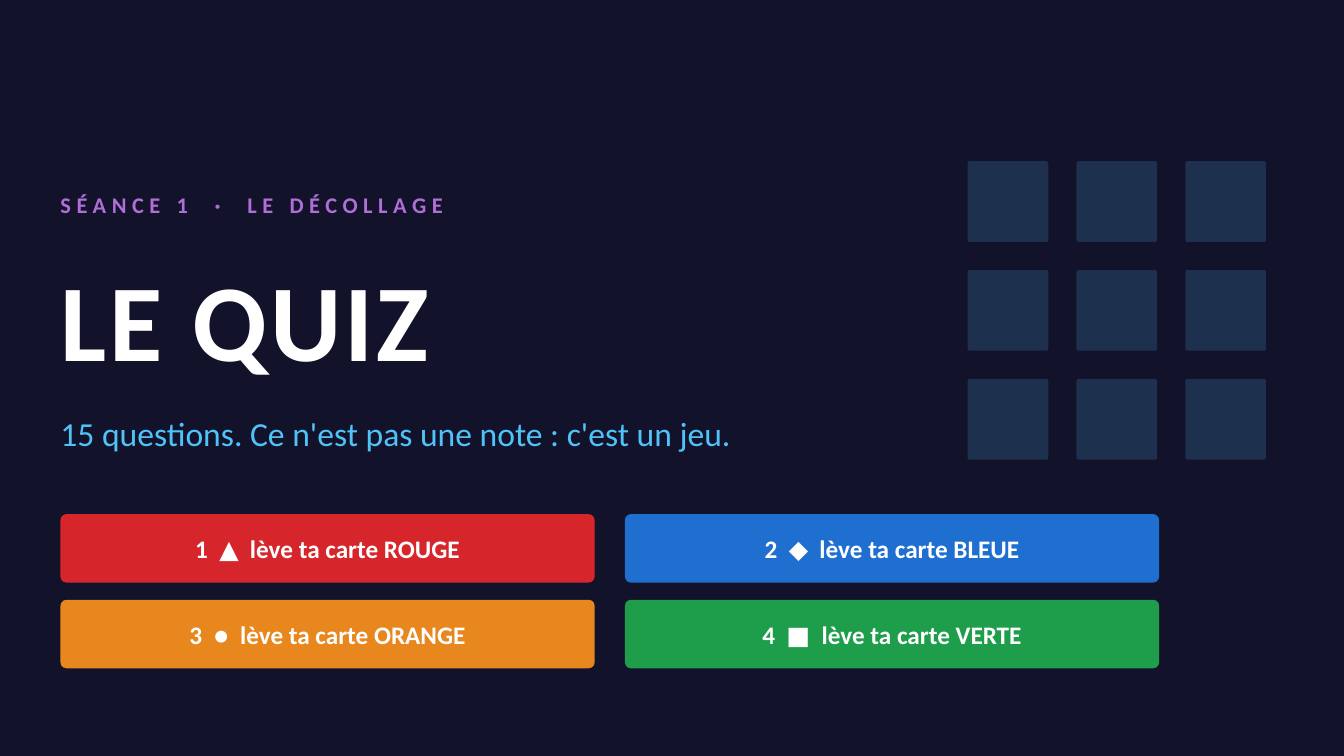
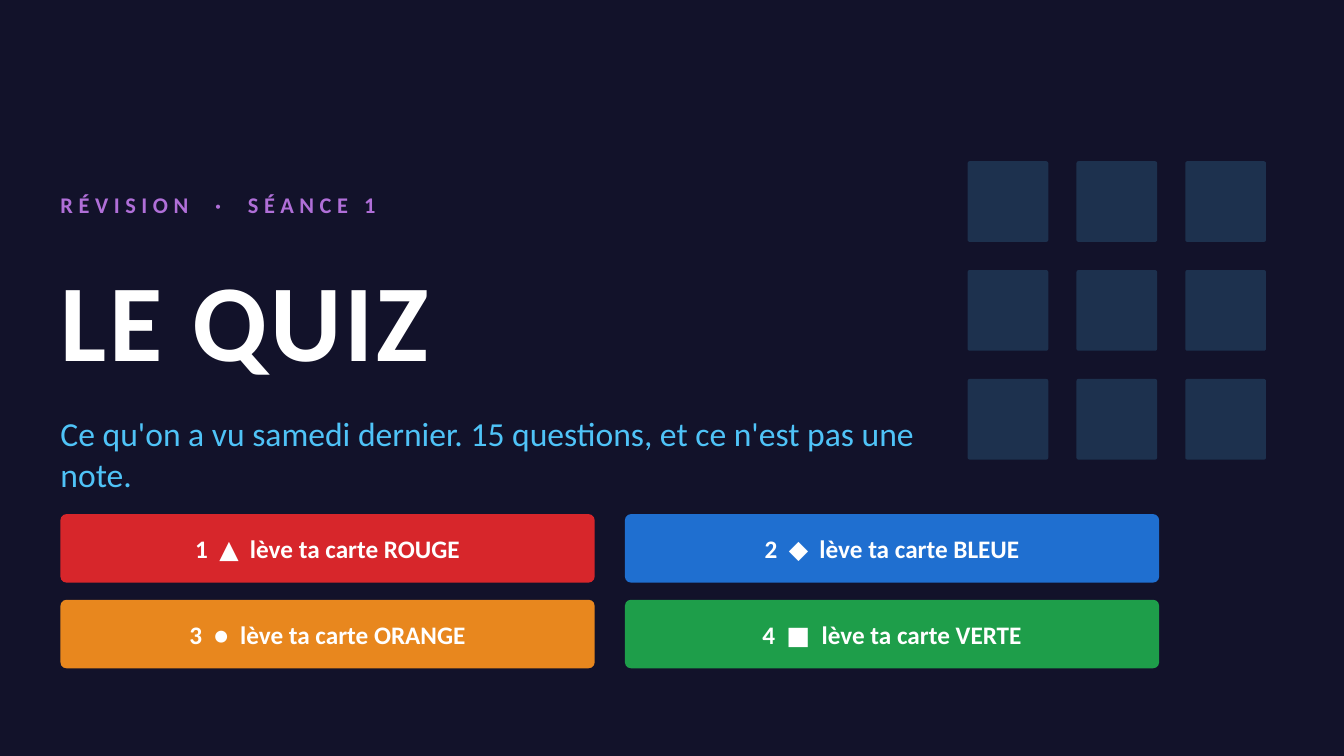
Before and after one commit to koffipierredamien/python-learning, a slide deck: slide 1 of 2-seances/S02-premier-contact/a-projeter/quiz-seance-1.pptx. Drawn at 1344x756 pixels with LibreOffice and Linux fonts; fonts in the diff are those of the drawing. Boxes give left, top, right and bottom in pixels: in the first picture for what was removed or moved away, otherwise in the second. Text is boxed around its words. In the diff, an @@ line names an element or a change of style, - is before the commit and + after.

```diff
--- a/2-seances/S02-premier-contact/a-projeter/quiz-seance-1.pptx
+++ b/2-seances/S02-premier-contact/a-projeter/quiz-seance-1.pptx
@@ text at (x1=60, y1=195, x2=375, y2=213): text changed @@
-SÉANCE 1 · LE DÉCOLLAGE
+RÉVISION · SÉANCE 1
@@ text at (x1=60, y1=422, x2=914, y2=488): text changed @@
-15 questions. Ce n'est pas une note : c'est un jeu.
+Ce qu'on a vu samedi dernier. 15 questions, et ce n'est pas une note.
```
Also in this commit, not shown: 19 other slides changed, 8 slides added, 8 slides removed, 5 other files.
